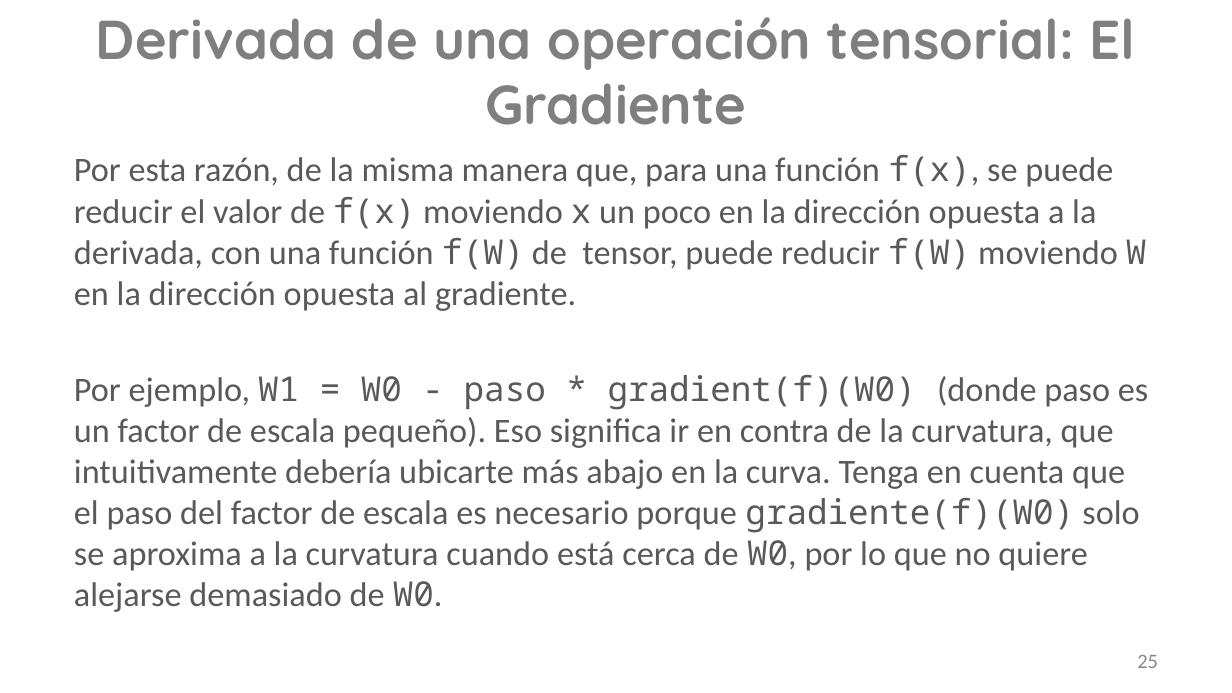
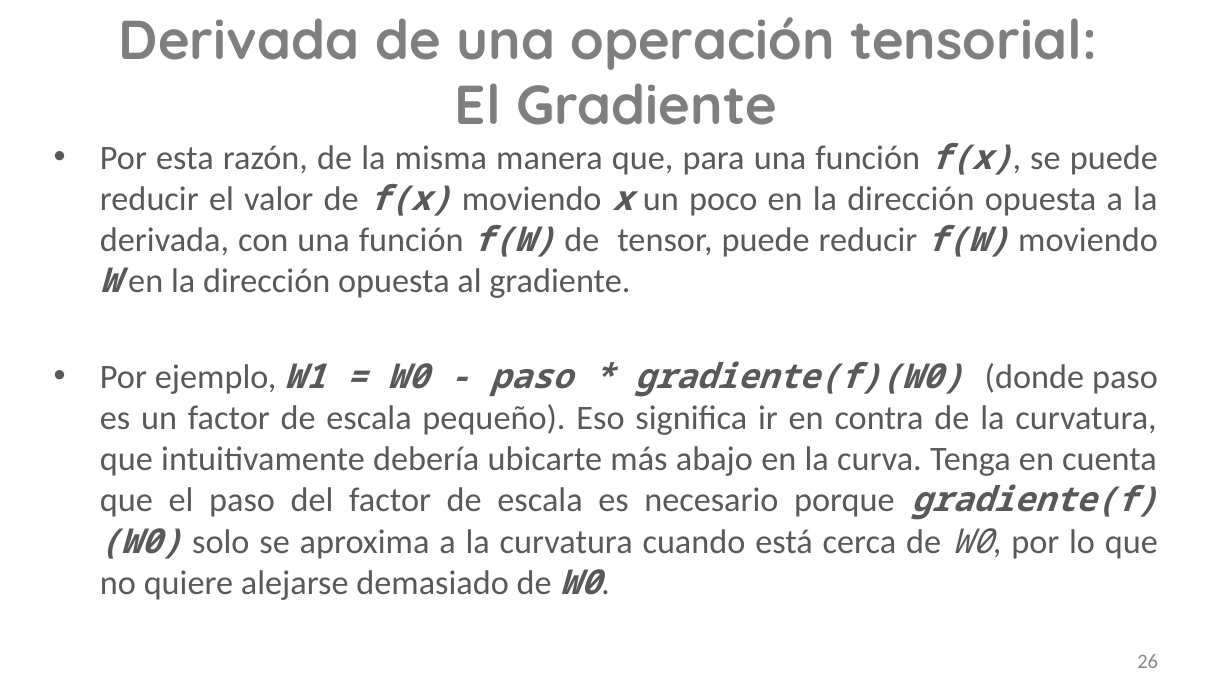
Before and after one commit to shanthalchs/Python-DeepLearning, a slide deck: slide 26 of Python/Fundamentos Matemáticos con Redes Neuronales_2021.pptx (slide 25 before the commit). Drawn at 1232x693 pixels with LibreOffice and Linux fonts; fonts in the diff are those of the drawing; background and template pictures are left out. Boxes give left, top, right and bottom in pixels: in the first picture for what was removed or moved away, otherwise in the second. Text is boxed around its words. In the diff, an @@ line names an element or a change of style, - is before the commit and + after.

```diff
--- a/Python/Fundamentos Matemáticos con Redes Neuronales_2021.pptx
+++ b/Python/Fundamentos Matemáticos con Redes Neuronales_2021.pptx
@@ title "Derivada de una operación tensorial: ..." rewrapped from [96,17,1135,125] to [119,17,1097,125] @@
@@ text "Por esta razón, de la ...": place and size @@
-text "Por esta razón, de la ..." at [74,155,1148,612]
+text "Por esta razón, de la ..." at [100,143,1158,600]
@@ text at [100,143,1158,298]: bold on, italic on in "f(x), f(x) x f(W) f(W) W"; alignment left to justified; bullet none to • @@
@@ text at [100,361,1158,600]: text changed @@
-Por ejemplo, W1 = W0 - paso * gradient(f)(W0) (donde paso es un factor de escala pequeño). Eso significa ir en contra de la curvatura, que intuitivamente debería ubicarte más abajo en la curva. Tenga en cuenta que el paso del factor de escala es necesario porque gradiente(f)(W0) solo se aproxima a la curvatura cuando está cerca de W0, por lo que no quiere alejarse demasiado de W0.
+• Por ejemplo, W1 = W0 - paso * gradiente(f)(W0) (donde paso es un factor de escala pequeño). Eso significa ir en contra de la curvatura, que intuitivamente debería ubicarte más abajo en la curva. Tenga en cuenta que el paso del factor de escala es necesario porque gradiente(f)(W0) solo se aproxima a la curvatura cuando está cerca de W0, por lo que no quiere alejarse demasiado de W0.
@@ page number at [1137,654,1158,668]: text changed @@
-25
+26
```
Also in this commit, not shown: 15 other slides changed, 3 slides added, 6 other files.
